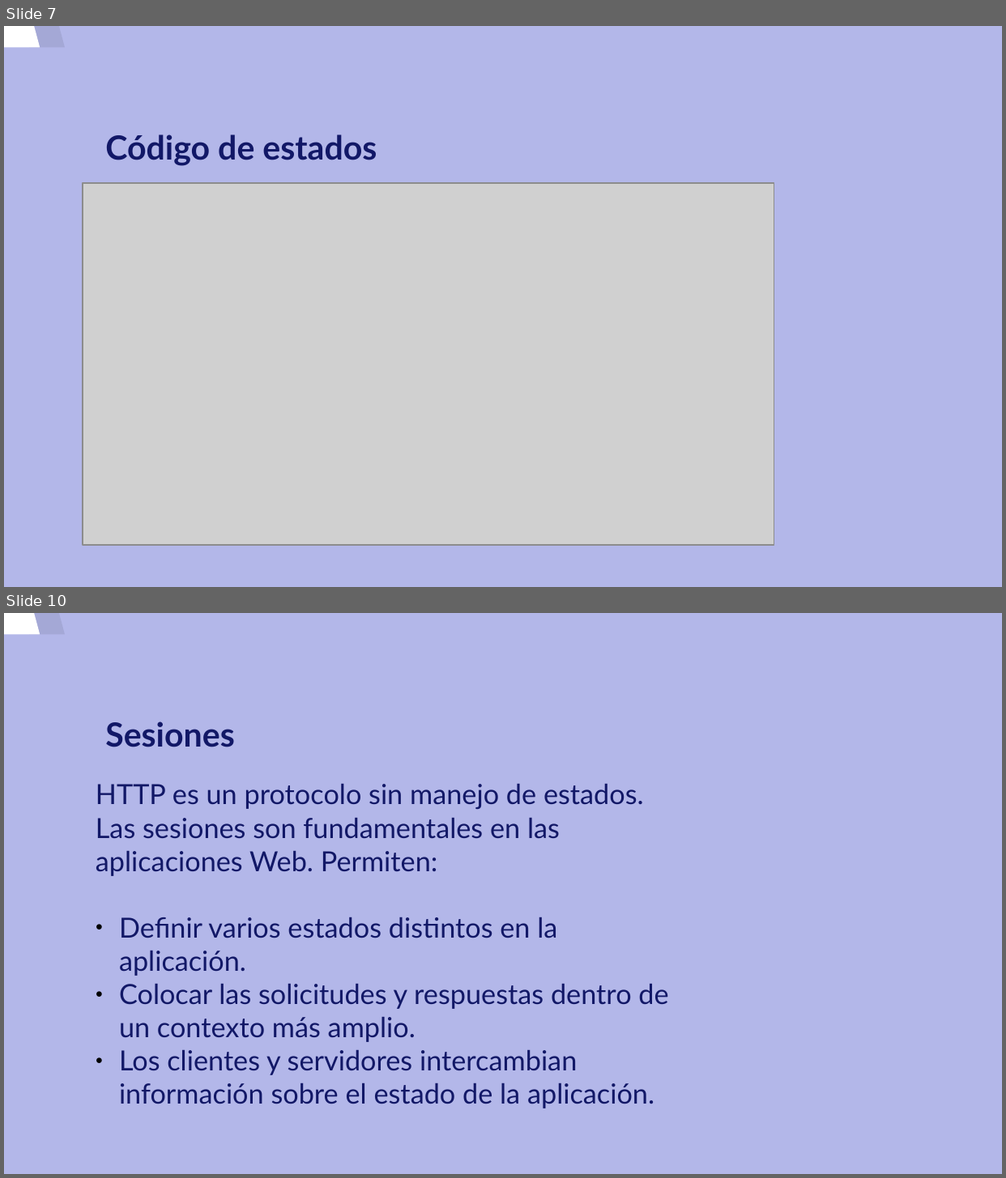
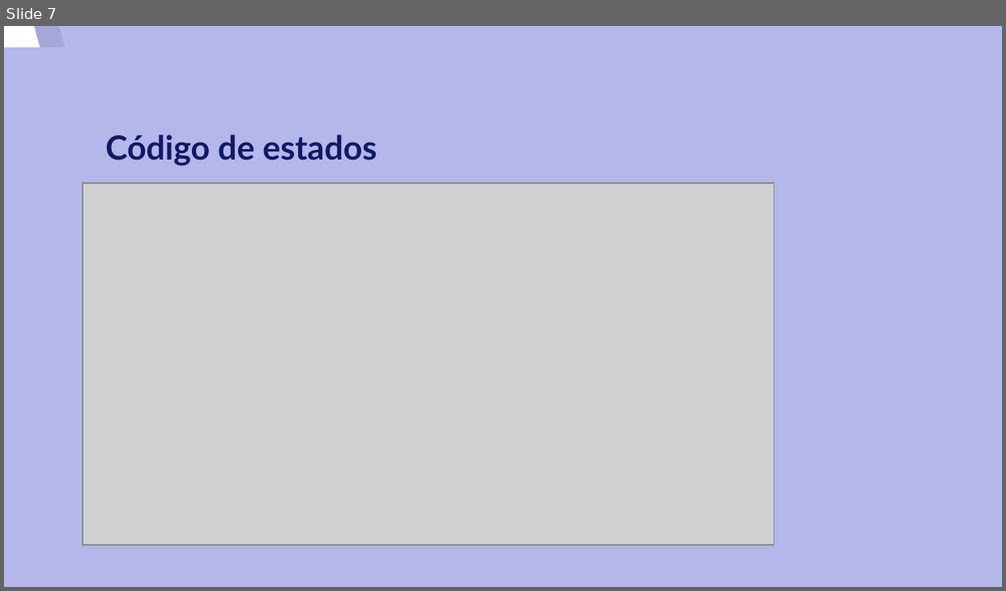
Before and after one commit to carloskuce/SRI, a slide deck: curso/u1/u1.odp. Shown one above the other, each under a label of ours: slides 7 and 10 before the commit, slide 7 after it; the slides between them are not shown. The pictures are 1006x1178 and 1006x591 pixels, drawn with LibreOffice and Linux fonts; fonts in the diff are those of the drawing; grey boxes stand for pictures. Boxes give left, top, right and bottom in pixels: in the first picture for what was removed or moved away, otherwise in the second. Text is boxed around its words. In the diff, an @@ line names an element or a change of style, - is before the commit and + after.

```diff
--- a/curso/u1/u1.odp
+++ b/curso/u1/u1.odp
@@ slide 10 removed at bbox=[4, 613, 1002, 1174], background #B3B7E9; not listed: 2 template elements that a slide beside it also shows @@
@@ title removed at bbox=[105, 722, 235, 747] @@
-Sesiones
@@ text removed at bbox=[96, 784, 668, 1109] @@
-HTTP es un protocolo sin manejo de estados. Las sesiones son fundamentales en las aplicaciones Web. Permiten:
-● Definir varios estados distintos en la aplicación.
-● Colocar las solicitudes y respuestas dentro de un contexto más amplio.
-● Los clientes y servidores intercambian información sobre el estado de la aplicación.
```
Also in this commit, not shown: 4 slides changed, 1 slide added, 2 other files.
